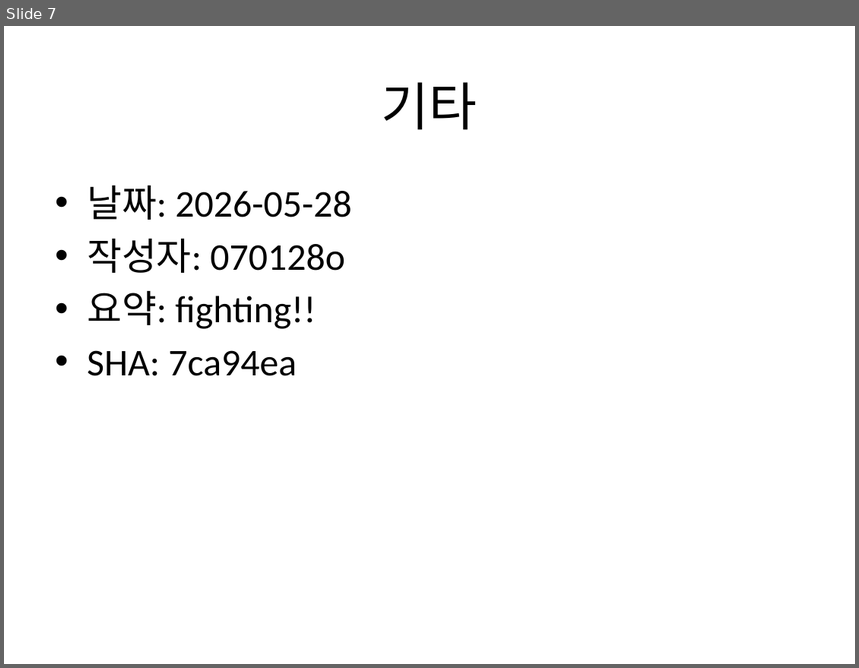
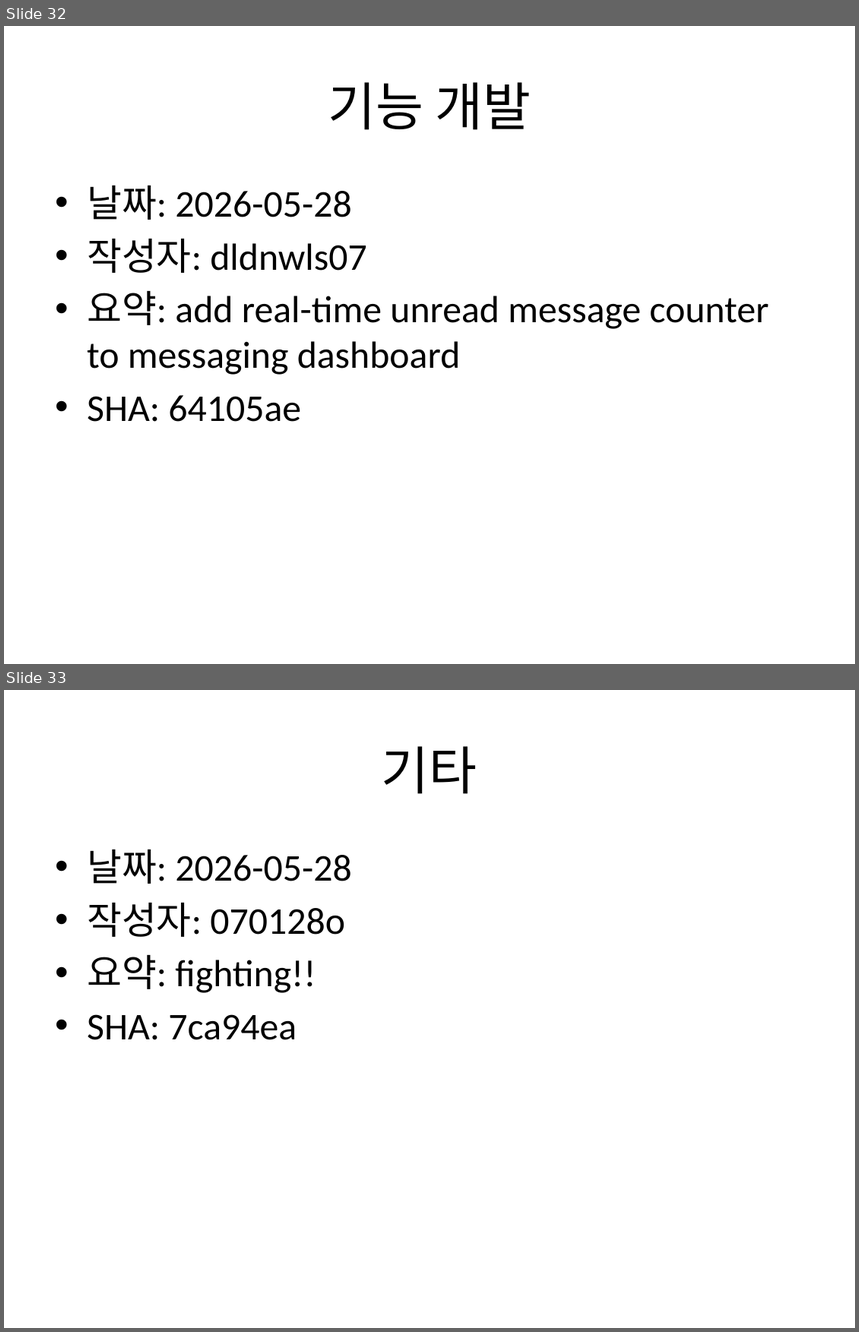
Before and after one commit to Jongwoo0101/worksight-commit-bot, a slide deck: data/commit_report.pptx. Shown one above the other, each under a label of ours: slide 7 before the commit, slides 32 and 33 after it. The pictures are 859x668 and 859x1332 pixels, drawn with LibreOffice and Linux fonts; fonts in the diff are those of the drawing. Boxes give left, top, right and bottom in pixels: in the first picture for what was removed or moved away, otherwise in the second. Text is boxed around its words. In the diff, an @@ line names an element or a change of style, - is before the commit and + after.

Commit message:
feat: target repo 신규 커밋 40건 반영 - docs: 새 브렌치 변경사항 기준 기존 브랜치와의 통합 - docs 디렉토리 내의 3 영역 (프론트, 백, ai)에 새 브랜치 (docs/specifications)와 통합 작성자: 원종우 코드: 198679d - chore: remove obsolete documentation and project planning files 작성자: dldnwls07 코드: c7a438b - Merge pull request #9 from Jongwoo0101/chat_frontend
Refactor: 팀 도메인 독립 구조(Team Entity) 개편 및 전역 예외/웹소켓 인증 고도화 작성자: dldnwls07 코드: ff38b94
- chore: 불필요한 파일 삭제 작성자: 원종우 코드: 80c2ce6
- refactor(member): MemberService 팀 구조 연동 및 WebSocket 트랜잭션 동기화

- 초대 코드 생성(generateInviteCode) 및 팀 합류(joinTeam) 로직을 기존 managerId 기반에서 Team 엔티티 기반으로 개편
- 팀 합류 시 발송되는 WebSocket 알림을 TransactionSynchronizationManager.afterCommit() 단계로 지연시켜, DB 트랜잭션 롤백 시 잘못된 알림이 발송되는 버그 수정
- 로그인 로직의 예외 메시지를 통일하여 사용자 열거(User Enumeration) 공격 방어 작성자: 원종우 코드: 750d0e3

```diff
--- a/data/commit_report.pptx
+++ b/data/commit_report.pptx
@@ slide 32 added at [4,26,855,664], background #FFFFFF @@
@@ title added at [328,82,531,130], 44 pt, text #000000 @@
+기능 개발
@@ text added at [87,186,769,422], 32 pt, text #000000 @@
+• 날짜: 2026-05-28
+• 작성자: dldnwls07
+• 요약: add real-time unread message counter to messaging dashboard
+• SHA: 64105ae
@@ what was slide 7 is now slide 33 @@
```
Also in this commit, not shown: 2 slides changed, 39 other slides added, 2 other files.
